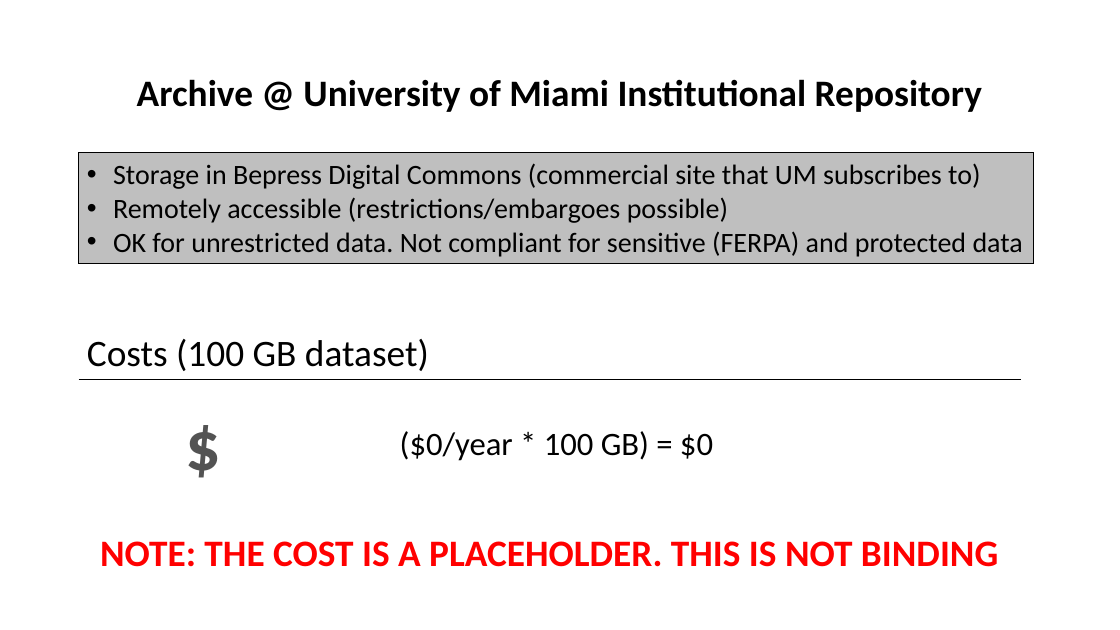
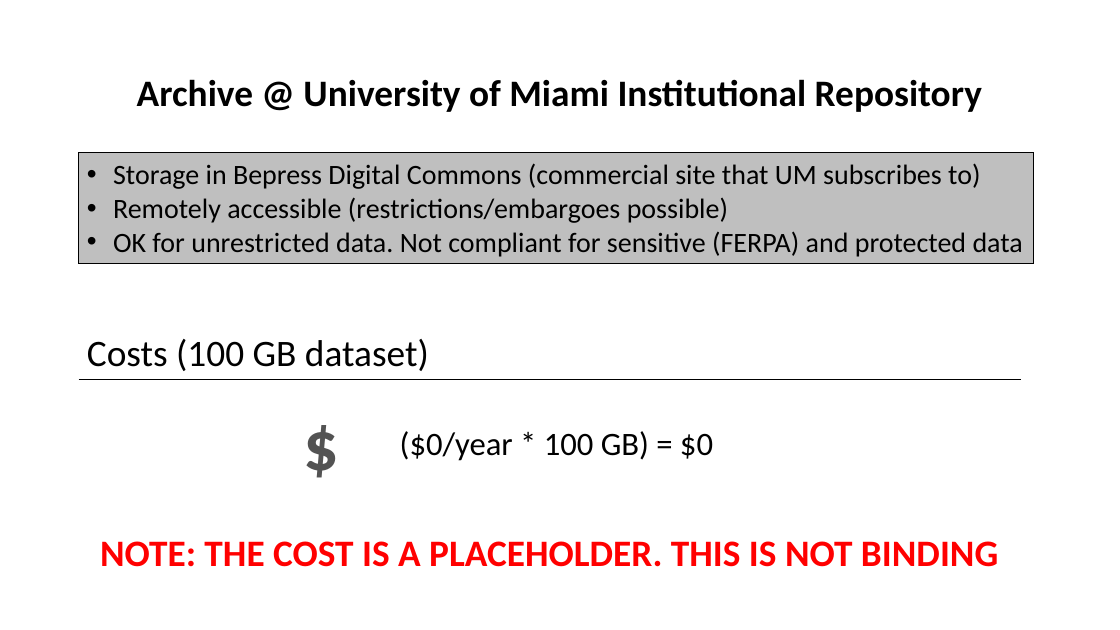
Before and after one commit to tibbben/teaching.data.literacy, a slide deck: slide 20 of UM_DataManagementClass/Lessons/13/13_FirstMeeting.pptx (slide 19 before the commit). Drawn at 1120x630 pixels with LibreOffice and Linux fonts; fonts in the diff are those of the drawing. Boxes give left, top, right and bottom in pixels: in the first picture for what was removed or moved away, otherwise in the second. Text is boxed around its words. In the diff, an @@ line names an element or a change of style, - is before the commit and + after.

```diff
--- a/UM_DataManagementClass/Lessons/13/13_FirstMeeting.pptx
+++ b/UM_DataManagementClass/Lessons/13/13_FirstMeeting.pptx
@@ text "$": place and size @@
-text "$" at box(167, 397, 239, 490)
+text "$" at box(286, 397, 358, 490)
```
Also in this commit, not shown: 5 other slides changed, 2 slides added, 1 slide removed, 1 other file.
